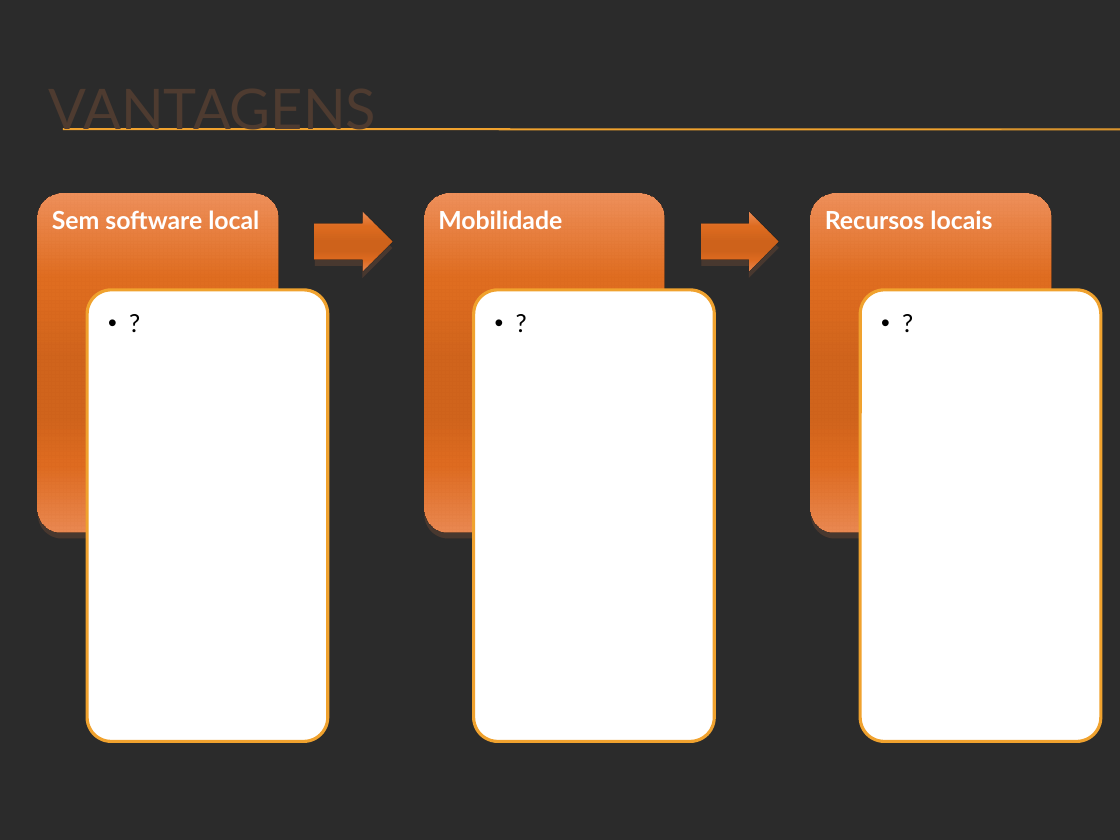
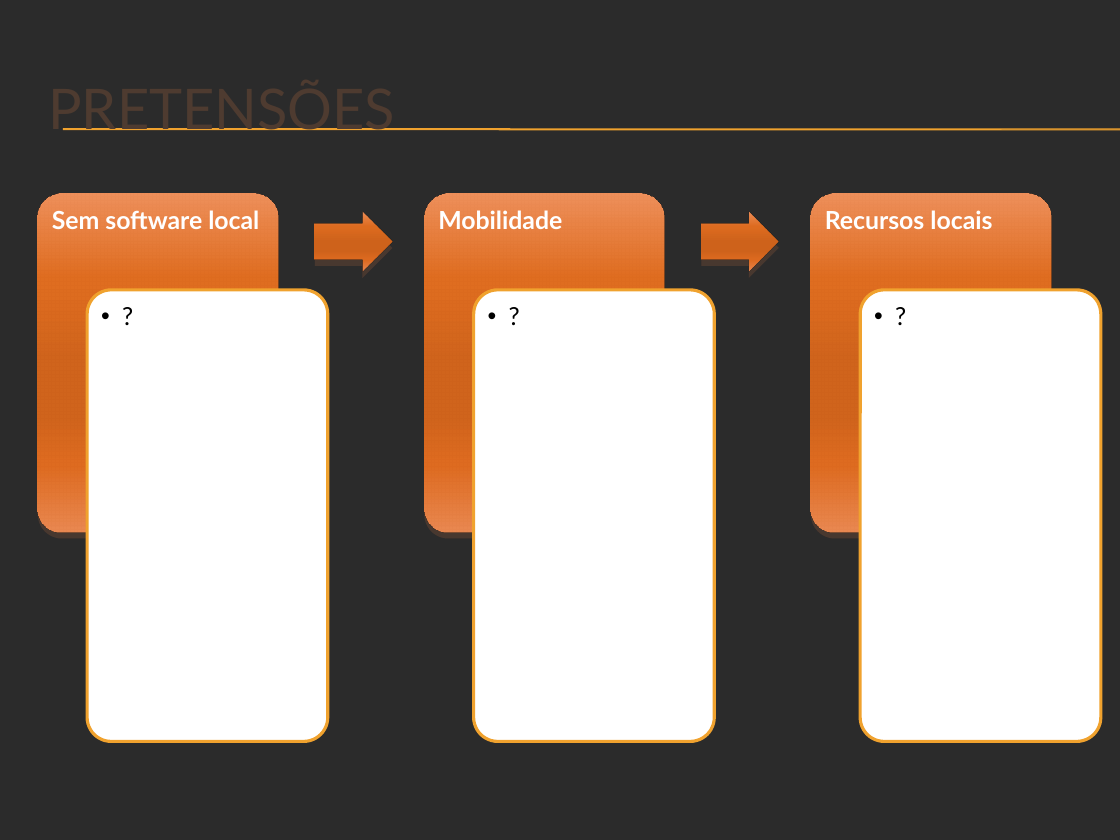
Before and after one commit to Neimarmg/Open_source, a slide deck: slide 3 of SAS/Planejamento/Docs/Apresentação do projeto.pptx (slide 5 before the commit). Drawn at 1120x840 pixels with LibreOffice and Linux fonts; fonts in the diff are those of the drawing; background and template pictures are left out; a plain dark background stands for a picture behind light text. Boxes give left, top, right and bottom in pixels: in the first picture for what was removed or moved away, otherwise in the second. Text is boxed around its words. In the diff, an @@ line names an element or a change of style, - is before the commit and + after.

```diff
--- a/SAS/Planejamento/Docs/Apresentação do projeto.pptx
+++ b/SAS/Planejamento/Docs/Apresentação do projeto.pptx
@@ title at bbox=[48, 128, 395, 130]: text changed @@
-VANTAGENS
+PRETENSÕES
@@ text "?" rewrapped from bbox=[94, 297, 320, 735] to bbox=[87, 290, 328, 741] @@
@@ text "?" rewrapped from bbox=[480, 297, 707, 735] to bbox=[474, 290, 715, 741] @@
@@ text "?" rewrapped from bbox=[867, 297, 1093, 735] to bbox=[860, 290, 1101, 741] @@
```
Also in this commit, not shown: 4 other slides changed, 8 slides added, 1 other file.
